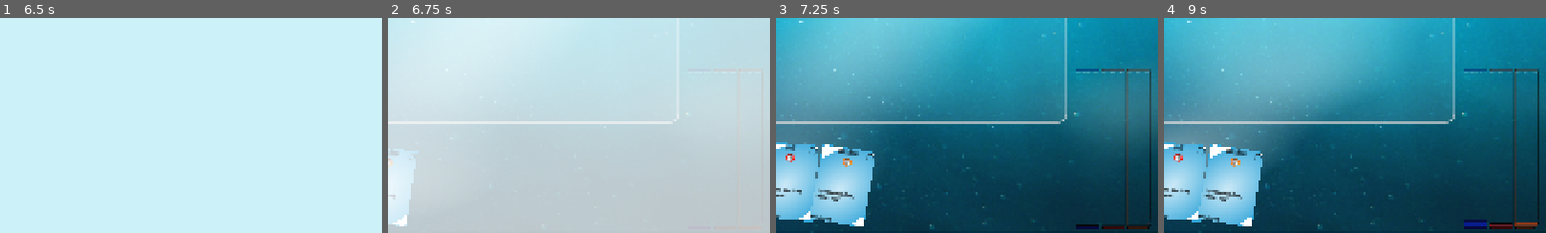
Above: before the commit, frames 1-4 (left to right).
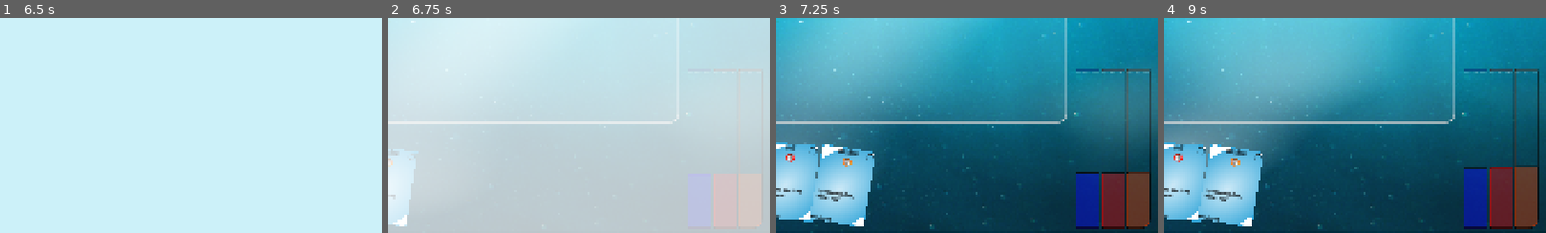
Above: after the commit, the same moments.

Repository: rosswolf/Tourbillon
Game: Godot game, scene res://src/scenes/main_menu.tscn
Same seed, same stepped clock (60 frames per second), same inputs: the game is played once before the commit and once after it. Sound files missing from this copy of the repository are replaced by a short silence.
Inputs (mouse positions are % of the whole screen's width and height, from its top left):
- Up to frame 1 (6.5 s): click "Play" at 0.5 s; move the mouse to (72, 45) at 1.27 s; click (72, 45) at 1.42 s; tap Enter at 2, 3.5, 5 s; drag from (30, 55) to (45, 70) at 2.02 s; tap Space at 2.75, 4.25, 5.75 s; move the mouse to (60, 28) at 2.77 s; click (60, 28) at 2.92 s; drag from (45, 70) to (20, 35) at 3.52 s; move the mouse to (80, 65) at 4.27 s; click (80, 65) at 4.42 s; drag from (20, 35) to (35, 25) at 5.02 s; move the mouse to (55, 50) at 5.77 s; click (55, 50) at 5.92 s
- Up to frame 2 (6.75 s): drag from (35, 25) to (30, 55) at 6.52 s
- Up to frame 3 (7.25 s): no input
- Up to frame 4 (9 s): click (15, 13) at 7.25 s; click (20, 13) at 8.02 s; click (25, 13) at 8.77 s
The pictures show only the part of the screen within x 50-100%, y 50-100%; the shares and areas given below are measured in that part.

Frame 1 is identical in both runs. In frame 2, 0.1% of the frame differs, in the area x 85-98%, y 72-97%; in frame 3, 4.6%; in frame 4, 4.8%, in the area x 78-99%, y 24-99%.

Commit message:
more function airmeter2

Diff:
--- a/elastic-app/app/src/scenes/game.tscn
+++ b/elastic-app/app/src/scenes/game.tscn
@@ -204,11 +204,14 @@
 air_color = 3
 default_timer_max = 300.0
 
-[node name="AirMeter2" parent="Background/HBoxContainer/VBoxContainer/HBoxContainer2/MarginContainer/PanelContainer" instance=ExtResource("10_tnd0m")]
+[node name="BlueAirMeter" parent="Background/HBoxContainer/VBoxContainer/HBoxContainer2/MarginContainer/PanelContainer" instance=ExtResource("10_tnd0m")]
+unique_name_in_owner = true
 custom_minimum_size = Vector2(60, 400)
 layout_mode = 2
 air_color = 3
-default_timer_max = 60.0
+default_timer_max = 45.0
+default_max_energy = 3.0
+starting_energy = 1.0
 
 [node name="MarginContainer2" type="MarginContainer" parent="Background/HBoxContainer/VBoxContainer/HBoxContainer2"]
 layout_mode = 2
@@ -231,7 +234,9 @@
 custom_minimum_size = Vector2(60, 400)
 layout_mode = 2
 air_color = 1
-default_timer_max = 90.0
+default_timer_max = 40.0
+default_max_energy = 3.0
+starting_energy = 1.0
 
 [node name="MarginContainer3" type="MarginContainer" parent="Background/HBoxContainer/VBoxContainer/HBoxContainer2"]
 layout_mode = 2
@@ -257,7 +262,9 @@
 layout_mode = 2
 rightmost_style = true
 air_color = 2
-default_timer_max = 75.0
+default_timer_max = 35.0
+default_max_energy = 3.0
+starting_energy = 1.0
 
 [node name="ClickAndDrag" parent="." instance=ExtResource("10_6e0h8")]
 
--- a/elastic-app/app/src/scenes/global_signals.gd
+++ b/elastic-app/app/src/scenes/global_signals.gd
@@ -51,6 +51,10 @@
 func signal_core_time_replenished(color: Air.AirColor, amount: float):
 	core_time_replenished.emit(color, amount)
 
+signal core_time_removed(color: Air.AirColor, amount: float)
+func signal_core_time_removed(color: Air.AirColor, amount: float):
+	core_time_removed.emit(color, amount)
+
 signal core_max_time_set(color: Air.AirColor, amount: float)
 func signal_core_max_time_set(color: Air.AirColor, amount: float):
 	core_max_time_set.emit(color, amount)
@@ -68,6 +72,10 @@
 func signal_core_energy_replenished(color: Air.AirColor, amount: float):
 	core_energy_replenished.emit(color, amount)
 
+signal core_energy_removed(color: Air.AirColor, amount: float)
+func signal_core_energy_removed(color: Air.AirColor, amount: float):
+	core_energy_removed.emit(color, amount)
+
 signal core_max_energy_set(color: Air.AirColor, amount: float)
 func signal_core_max_energy_set(color: Air.AirColor, amount: float):
 	core_max_energy_set.emit(color, amount)
--- a/elastic-app/app/src/scenes/ui/resources/air_meter_2.gd
+++ b/elastic-app/app/src/scenes/ui/resources/air_meter_2.gd
@@ -6,6 +6,7 @@
 @export var air_color: Air.AirColor = Air.AirColor.UNKNOWN
 @export var default_timer_max: float = 20.0
 @export var default_max_energy: float = 7.0
+@export var starting_energy: float = 0.0  # Starting amount of units
 
 @onready var timer: Timer = find_child("Timer")
 @onready var progress_bar: ProgressBar = find_child("ProgressBar")
@@ -14,21 +15,27 @@
 @onready var units_display: Label = find_child("UnitsDisplay")
 const MENU: String = "res://src/scenes/main_menu.tscn"
 
+# Increment timer - fires periodically to increase current time
+@onready var increment_timer: Timer = Timer.new()
+const INCREMENT_INTERVAL: float = 0.05  # Update every 50ms for smooth filling
+
 var __timer_max: float = 1.0
 var timer_max: float:
 	get:
 		return max(1.0, __timer_max)
 	set(value):
+		var old_max = __timer_max
 		__timer_max = max(1.0, value)
-
-# Time elapsed since start (rises from 0 to timer_max)
-var time_elapsed: float:
-	get:
-		return timer_max - timer.time_left
+		# When max time changes, reset the increment timer
+		_reset_increment_timer()
+
+var __current_time: float = 0.0
+var current_time: float:
+	get:
+		return __current_time
 	set(value):
-		var clamped_value = clamp(value, 0, timer_max)
-		var new_time_left = timer_max - clamped_value
-		timer.start(new_time_left)
+		__current_time = clamp(value, 0.0, timer_max)
+		_reset_increment_timer()
 
 var __max_energy: float = 1.0
 var max_energy: float:
@@ -36,34 +43,42 @@
 		return max(1.0, __max_energy)
 	set(value):
 		__max_energy = max(1.0, value)
-
-# Core relationship: time is primary, units derive from time (now based on elapsed time)
+		# When max energy changes, we keep current units (via current time)
+		_reset_increment_timer()
+
+# Core relationship: units derive from time
 var current_energy: float:
 	get:
-		return (time_elapsed / timer_max) * max_energy
-
-# Time remaining until game over
-var time_remaining: float:
-	get:
-		return timer.time_left
+		return (current_time / timer_max) * max_energy
+
 
 func _ready():
 	timer_max = default_timer_max
 	max_energy = default_max_energy
 
-	# Start the timer with full time (it will count down to 0, meaning time_elapsed goes up)
-	timer.timeout.connect(_on_timer_timeout)
-	timer.start(timer_max)
-
-	# Connect to global signals
-	GlobalSignals.core_time_replenished.connect(__on_time_replenished)
+	# Start with specified starting amount (converts units to time)
+	var time_per_unit: float = timer_max / max_energy
+	current_time = starting_energy * time_per_unit
+
+	# Setup increment timer
+	add_child(increment_timer)
+	increment_timer.wait_time = INCREMENT_INTERVAL
+	increment_timer.timeout.connect(_on_increment_timer_timeout)
+	increment_timer.start()
+
+	progress_bar.value = pct(current_time, timer_max)
+
+	# Connect signals with renamed "fill" instead of "replenished"
+	GlobalSignals.core_time_replenished.connect(__on_time_filled)
 	GlobalSignals.core_time_set.connect(__on_time_set)
+	GlobalSignals.core_time_removed.connect(__on_time_removed)
 
 	GlobalSignals.core_max_time_set.connect(__on_max_time_set)
 	GlobalSignals.core_max_time_added.connect(__on_max_time_added)
 
 	GlobalSignals.core_energy_set.connect(__on_energy_set)
-	GlobalSignals.core_energy_replenished.connect(__on_energy_replenished)
+	GlobalSignals.core_energy_replenished.connect(__on_energy_filled)
+	GlobalSignals.core_energy_removed.connect(__on_energy_removed)
 
 	GlobalSignals.core_max_energy_added.connect(__on_max_energy_added)
 	GlobalSignals.core_max_energy_set.connect(__on_max_energy_set)
@@ -86,14 +101,58 @@
 		fill_style.corner_radius_bottom_right = 22
 		progress_bar.add_theme_stylebox_override("fill", fill_style)
 
-# Signal handlers - replenish adds more energy (pushes meter up)
-func __on_energy_replenished(target_color: Air.AirColor, amount: float):
-	if target_color == air_color:
-		add_energy_capped(amount)
+func _on_increment_timer_timeout():
+	# Increment the current time
+	current_time += INCREMENT_INTERVAL
+
+	# Check if we've reached max
+	if current_time >= timer_max:
+		current_time = timer_max
+		increment_timer.stop()
+		GlobalGameManager.end_game()
+
+func _reset_increment_timer():
+	# Reset the increment timer whenever any value changes
+	if current_time < timer_max:
+		if not increment_timer.is_stopped():
+			increment_timer.stop()
+		increment_timer.start()
+	else:
+		increment_timer.stop()
+
+# Time-based operations
+func __on_time_filled(target_color: Air.AirColor, amount: float):
+	if target_color == air_color:
+		current_time += amount  # Add time (meter goes up)
+
+func __on_time_removed(target_color: Air.AirColor, amount: float):
+	if target_color == air_color:
+		current_time -= amount  # Remove time (meter goes down)
+
+func __on_time_set(target_color: Air.AirColor, amount: float):
+	if target_color == air_color:
+		current_time = amount
+
+func __on_max_time_added(target_color: Air.AirColor, amount: float):
+	if target_color == air_color:
+		add_max_time(amount)
+
+func __on_max_time_set(target_color: Air.AirColor, amount: float):
+	if target_color == air_color:
+		set_max_time(amount)
+
+# Energy/Unit-based operations
+func __on_energy_filled(target_color: Air.AirColor, amount: float):
+	if target_color == air_color:
+		add_energy(amount)  # Add units (meter goes up)
+
+func __on_energy_removed(target_color: Air.AirColor, amount: float):
+	if target_color == air_color:
+		remove_energy(amount)  # Remove units (meter goes down)
 
 func __on_energy_set(target_color: Air.AirColor, amount: float):
 	if target_color == air_color:
-		set_energy_capped(amount)
+		set_energy(amount)
 
 func __on_max_energy_added(target_color: Air.AirColor, amount: float):
 	if target_color == air_color:
@@ -103,75 +162,51 @@
 	if target_color == air_color:
 		set_max_energy(amount)
 
-func __on_time_replenished(target_color: Air.AirColor, amount: float):
-	if target_color == air_color:
-		# Reduce time left in timer (increase elapsed time = more energy)
-		var new_time_left = max(0, timer.time_left - amount)
-		timer.start(new_time_left)
-
-func __on_time_set(target_color: Air.AirColor, amount: float):
-	if target_color == air_color:
-		# Set specific elapsed time
-		time_elapsed = amount
-
-func __on_max_time_added(target_color: Air.AirColor, amount: float):
-	if target_color == air_color:
-		add_max_time(amount)
-
-func __on_max_time_set(target_color: Air.AirColor, amount: float):
-	if target_color == air_color:
-		set_max_time(amount)
-
-# Add units (converts to time and increases elapsed time - more energy for player to manage)
-func add_energy_capped(amount: float):
-	var time_per_unit: float = timer_max / max_energy
-	var time_to_advance: float = amount * time_per_unit
-	var new_time_left = max(0, timer.time_left - time_to_advance)
-	timer.start(new_time_left)
-
-# Set energy level (converts to elapsed time and restarts timer)
-func set_energy_capped(amount: float):
-	var time_per_unit: float = timer_max / max_energy
-	var target_elapsed_time: float = clamp(amount * time_per_unit, 0, timer_max)
-	var target_time_left: float = timer_max - target_elapsed_time
-	timer.start(target_time_left)
-
-# Spend energy (reduces elapsed time - moves meter down)
-func spend_energy(amount: float):
-	var time_per_unit: float = timer_max / max_energy
-	var time_to_reduce: float = amount * time_per_unit
-	var new_time_left = min(timer_max, timer.time_left + time_to_reduce)
-	timer.start(new_time_left)
+# Add units (converts to time and adds it) - meter goes up
+func add_energy(amount: float):
+	var time_per_unit: float = timer_max / max_energy
+	var time_to_add: float = amount * time_per_unit
+	current_time += time_to_add
+
+# Remove units (converts to time and removes it) - meter goes down
+func remove_energy(amount: float):
+	var time_per_unit: float = timer_max / max_energy
+	var time_to_remove: float = amount * time_per_unit
+	current_time -= time_to_remove
+
+# Set units directly (converts to time and sets it)
+func set_energy(amount: float):
+	var time_per_unit: float = timer_max / max_energy
+	var new_time: float = amount * time_per_unit
+	current_time = new_time
 
 func add_max_energy(amount: float):
-	var current_energy_amount: float = current_energy
+	# Conservation of units: keep current units, not proportion
+	var current_units = current_energy
 	max_energy += amount
-	# Keep the same energy amount (feels good when capacity increases)
-	set_energy_capped(current_energy_amount)
+	# Set the time to maintain the same unit count
+	set_energy(current_units)
 
 func set_max_energy(new_max: float):
-	var current_energy_amount: float = current_energy
+	# Conservation of units: keep current units, not proportion
+	var current_units = current_energy
 	max_energy = new_max
-	# Keep the same energy amount
-	set_energy_capped(current_energy_amount)
+	# Set the time to maintain the same unit count
+	set_energy(current_units)
 
 func add_max_time(amount: float):
-	var current_energy_amount: float = current_energy
+	# Conservation of units: keep current units when changing max time
+	var current_units = current_energy
 	timer_max = timer_max + amount
-	# Keep the same energy amount (feels good when capacity increases)
-	set_energy_capped(current_energy_amount)
-
-func remove_max_time(amount: float):
-	var current_energy_amount: float = current_energy
-	timer_max = max(1.0, timer_max - amount)  # Don't let it go below 1
-	# Keep the same energy amount (makes capacity decreases feel bad, as intended)
-	set_energy_capped(current_energy_amount)
+	# Restore the same unit count with new time scale
+	set_energy(current_units)
 
 func set_max_time(amount: float):
-	var current_energy_amount: float = current_energy
+	# Conservation of units: keep current units when changing max time
+	var current_units = current_energy
 	timer_max = amount
-	# Keep the same energy amount
-	set_energy_capped(current_energy_amount)
+	# Restore the same unit count with new time scale
+	set_energy(current_units)
 
 func pct(numerator: float, denominator: float):
 	if denominator <= 0.001:
@@ -180,12 +215,14 @@
 		return 100.0 * numerator / denominator
 
 func start():
-	timer.start(timer_max)
+	# Reset to starting amount when explicitly started
+	var time_per_unit: float = timer_max / max_energy
+	current_time = starting_energy * time_per_unit
+	increment_timer.start()
 
 func _process(delta):
-	# Display based on elapsed time (how full the meter is)
-	progress_bar.value = pct(time_elapsed, timer_max)
-	label.text = render_label(time_elapsed)
+	progress_bar.value = pct(current_time, timer_max)
+	label.text = render_label(current_time)
 	max_label.text = render_label(timer_max)
 	units_display.text = str(render_units_display_string(get_whole_remaining_units()))
 
@@ -197,15 +234,11 @@
 	else:
 		return ">10"
 
-func render_label(time_value: float):
-	var minute: int = time_value / 60
-	var second: int = fmod(time_value, 60)
-	var centisecond: int = int(fmod(time_value, 1.0) * 100)
+func render_label(time_left: float):
+	var minute: int = time_left / 60
+	var second: int = fmod(time_left, 60)
+	var centisecond: int = int(fmod(time_left, 1.0) * 100)
 	return str(minute) + ":" + "%02X" % second + "." + "%02X" % centisecond
 
 func get_whole_remaining_units():
 	return int(floor(current_energy))
-
-# Game over when timer reaches 0 (meter is full)
-func _on_timer_timeout():
-	GlobalGameManager.end_game()
